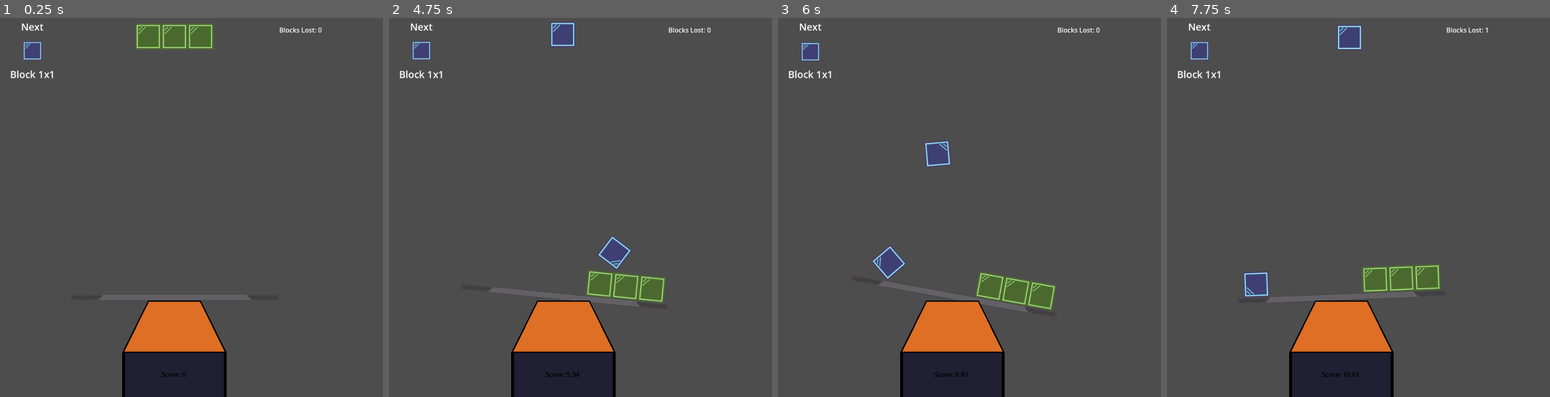
Above: before the commit, frames 1-4 (left to right).
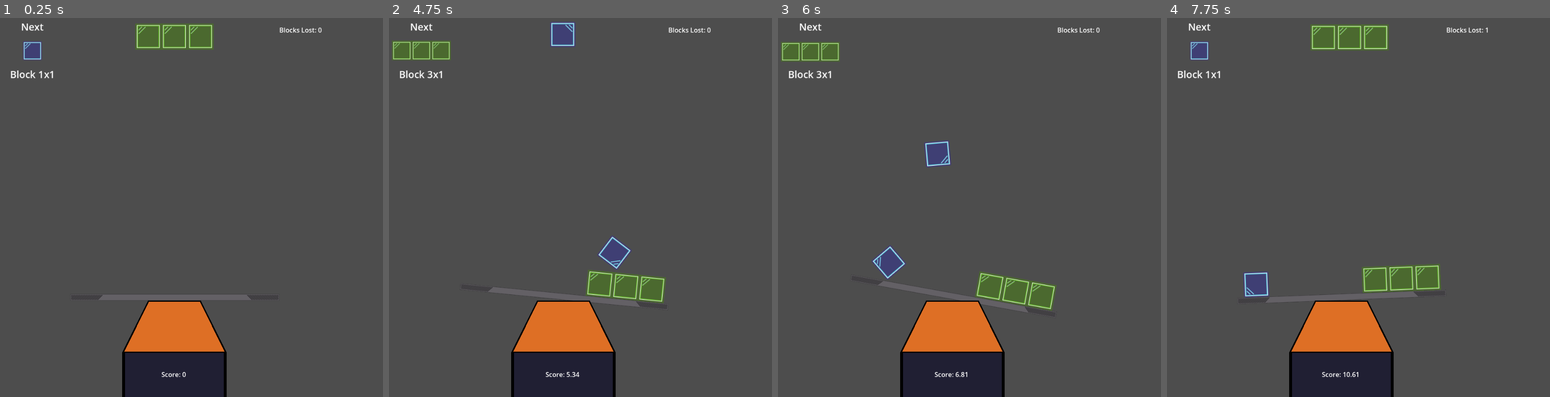
Above: after the commit, the same moments.

Repository: Simon-Melcher/TetriScales
Game: Godot game, scene res://Scenes/Main-Game.tscn
Same seed, same stepped clock (60 frames per second), same inputs: the game is played once before the commit and once after it.
Inputs:
- Up to frame 1 (0.25 s): no input
- Up to frame 2 (4.75 s): hold Right (move_right) 0.53-1.28 s; hold Up (rotate_block) 0.53-1.28 s; hold Down (move_down) 1.28-2.03 s; tap Up (rotate_block) at 1.35, 2.85, 4.35 s; hold Up (rotate_block) 2.03-2.78 s; hold Right (move_right) 2.03-3.53 s; hold Up (rotate_block) 3.53-4.28 s; hold Left (move_left) from 3.53 s (still down)
- Up to frame 3 (6 s): release Left (move_left) at 5.03 s; hold Down (move_down) 5.03-5.78 s; hold Up (rotate_block) 5.03-5.78 s; hold Right (move_right) from 5.78 s (still down); tap Up (rotate_block) at 5.85 s
- Up to frame 4 (7.75 s): keep holding Right (move_right); hold Up (rotate_block) 6.53-7.28 s; tap Up (rotate_block) at 7.35 s

The runs differ from the first frame. In frame 1, less than 0.1% of the frame differs, in the area x 42-49%, y 93-95%; in frame 2, 0.9%; in frame 3, 0.9%; in frame 4, 1.5%, in the area x 37-58%, y 1-95%.

Commit message:
Added a Random starting Rotation for the Blocks

Diff:
--- a/Scenes/Main-Game.tscn
+++ b/Scenes/Main-Game.tscn
@@ -70,7 +70,7 @@
 offset_top = 478.0
 offset_right = 125.0
 offset_bottom = 588.0
-theme_override_colors/font_color = Color(0, 0, 0, 1)
+theme_override_colors/font_color = Color(1, 1, 1, 1)
 text = "Score: 0"
 horizontal_alignment = 1
 vertical_alignment = 1
--- a/Scripts/main_game.gd
+++ b/Scripts/main_game.gd
@@ -27,6 +27,7 @@
 	var block = blocks.pick_random()
 
 	var b = block.instantiate()
+	b.rotation = deg_to_rad(90*randi_range(0,4))
 	return b
 
 func set_next_block(b):
